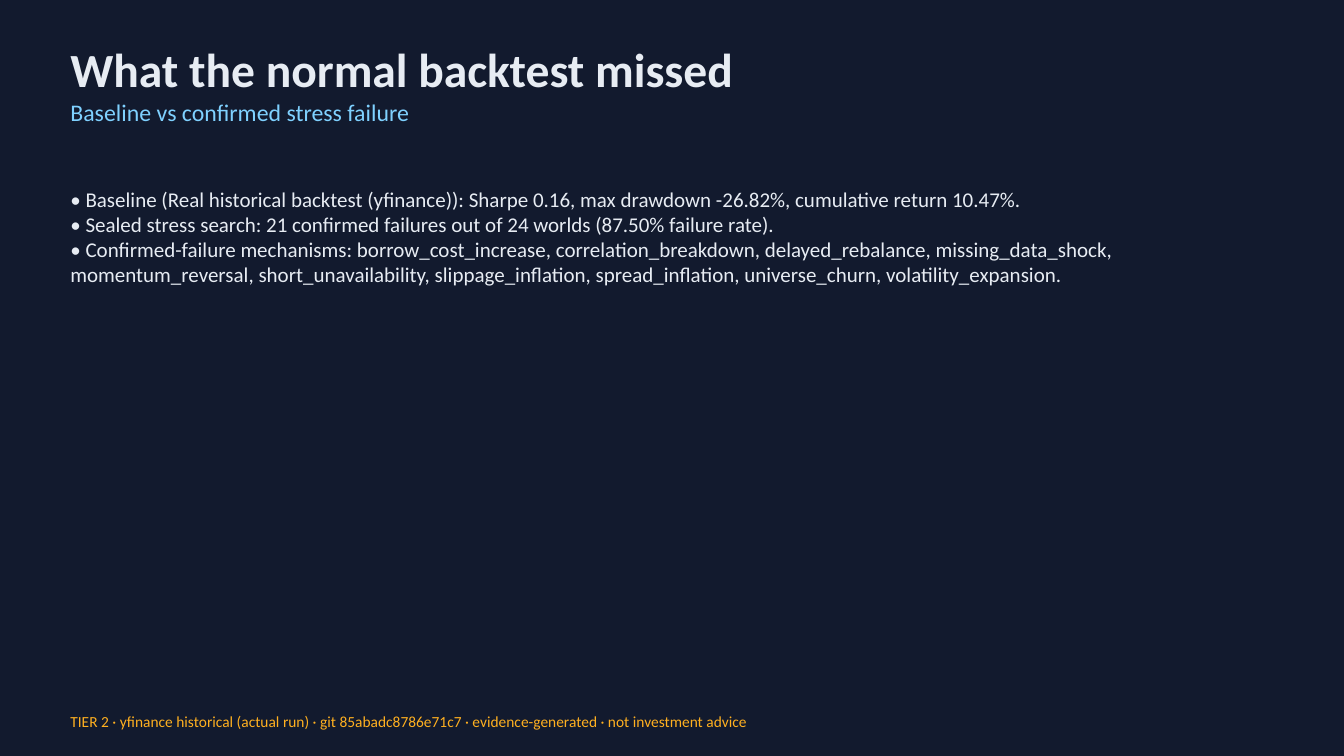
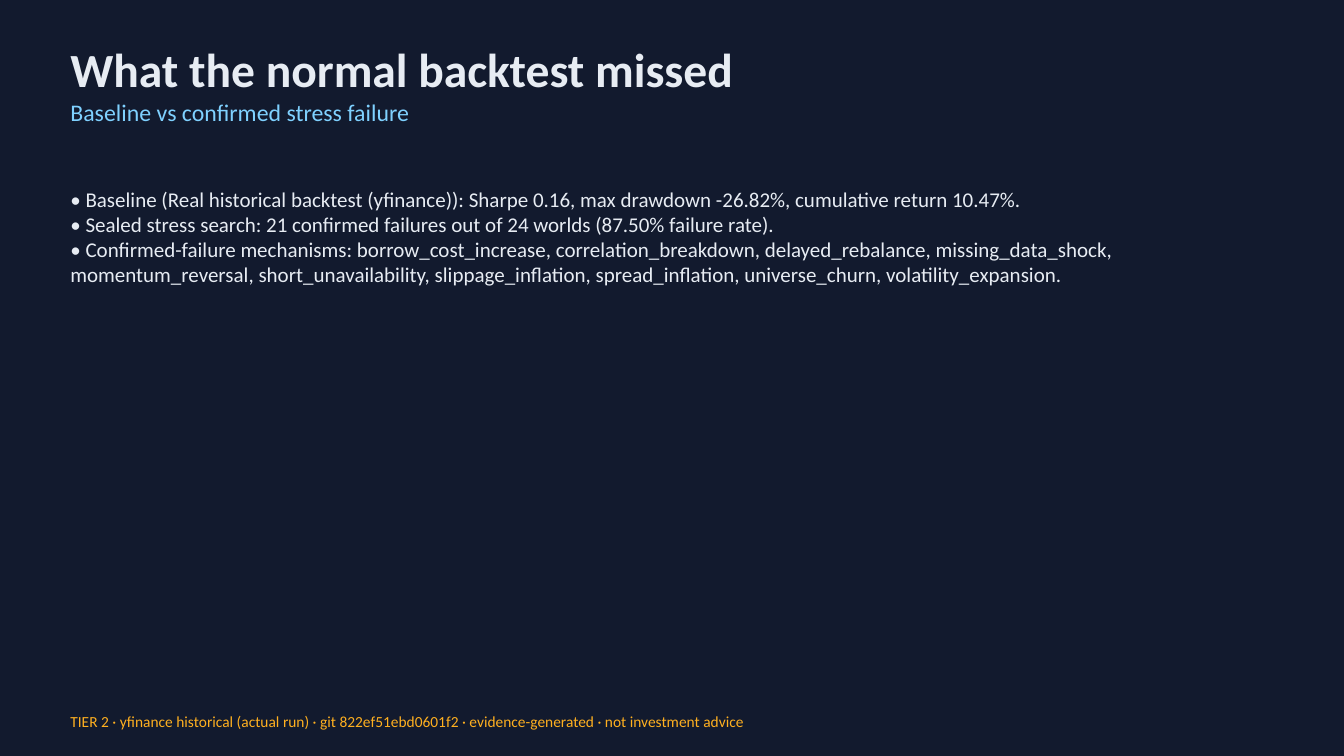
Before and after one commit to Scott-Switzer/market-fuzzer, a slide deck: slide 5 of app/static/pitch-deck/fenrix_deck.pptx. Drawn at 1344x756 pixels with LibreOffice and Linux fonts; fonts in the diff are those of the drawing. Boxes give left, top, right and bottom in pixels: in the first picture for what was removed or moved away, otherwise in the second. Text is boxed around its words. In the diff, an @@ line names an element or a change of style, - is before the commit and + after.

Commit message:
fix(fenrix-submission): wire SPY benchmark into yfinance panel; honest active return
- acquire_panel now fetches SPY alongside the 30-name universe; yfinance adapter
  extracts SPY as benchmark_close and REMOVES it from the tradable universe
  (both fresh-fetch _normalize_yf and _load_cache paths)
- engine benchmark metrics now robust to NaN-leading/partial series (first&last
  finite,>0 indices; correct geometric span)
- RESULT: benchmark_cagr=12.49% (SPY) vs strategy cagr=1.26%, information_ratio
  =-0.468 — deck now honestly shows strategy UNDERPERFORMS SPY (spec 4/honesty)
- deck + demo-evidence + browser recording regenerated at HEAD; SPY line renders
- tests updated: run-of-record (SPY=benchmark not tradable), benchmark_cagr span

```diff
--- a/app/static/pitch-deck/fenrix_deck.pptx
+++ b/app/static/pitch-deck/fenrix_deck.pptx
@@ text at (x1=70, y1=716, x2=743, y2=730): text changed @@
-TIER 2 · yfinance historical (actual run) · git 85abadc8786e71c7 · evidence-generated · not investment advice
+TIER 2 · yfinance historical (actual run) · git 822ef51ebd0601f2 · evidence-generated · not investment advice
```
Also in this commit, not shown: 3 other slides changed, 8 other files.
